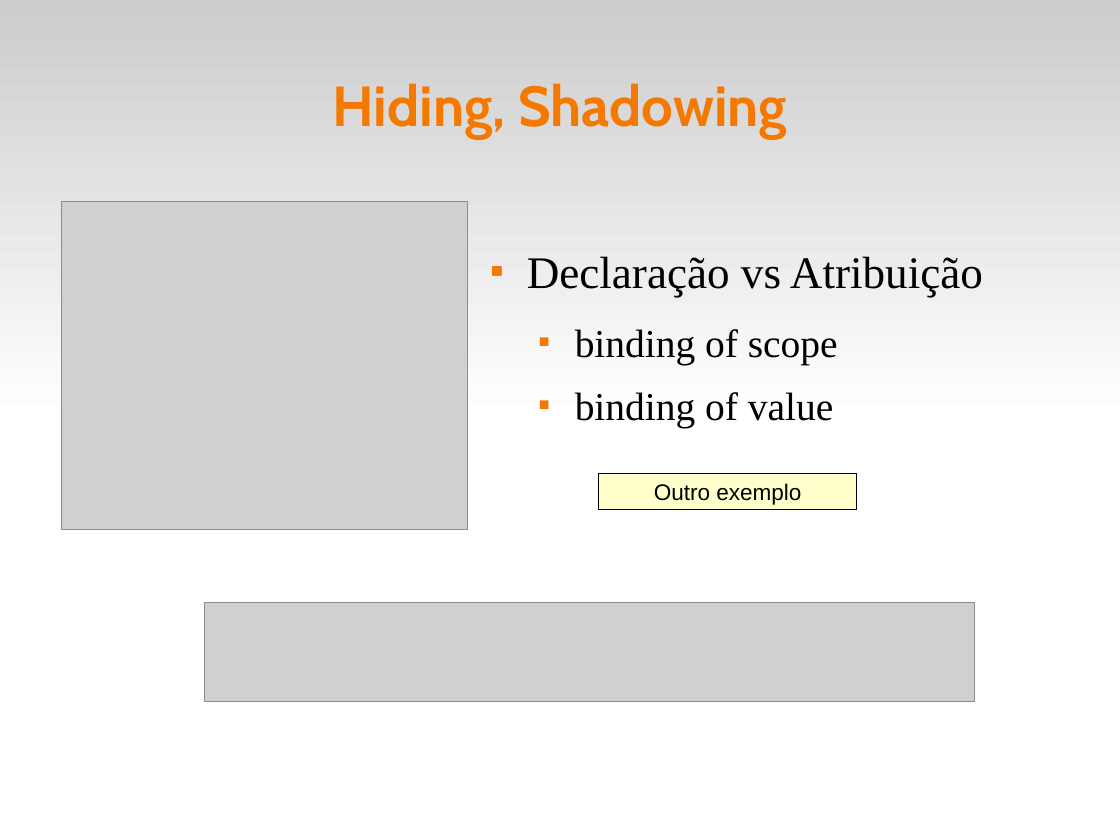
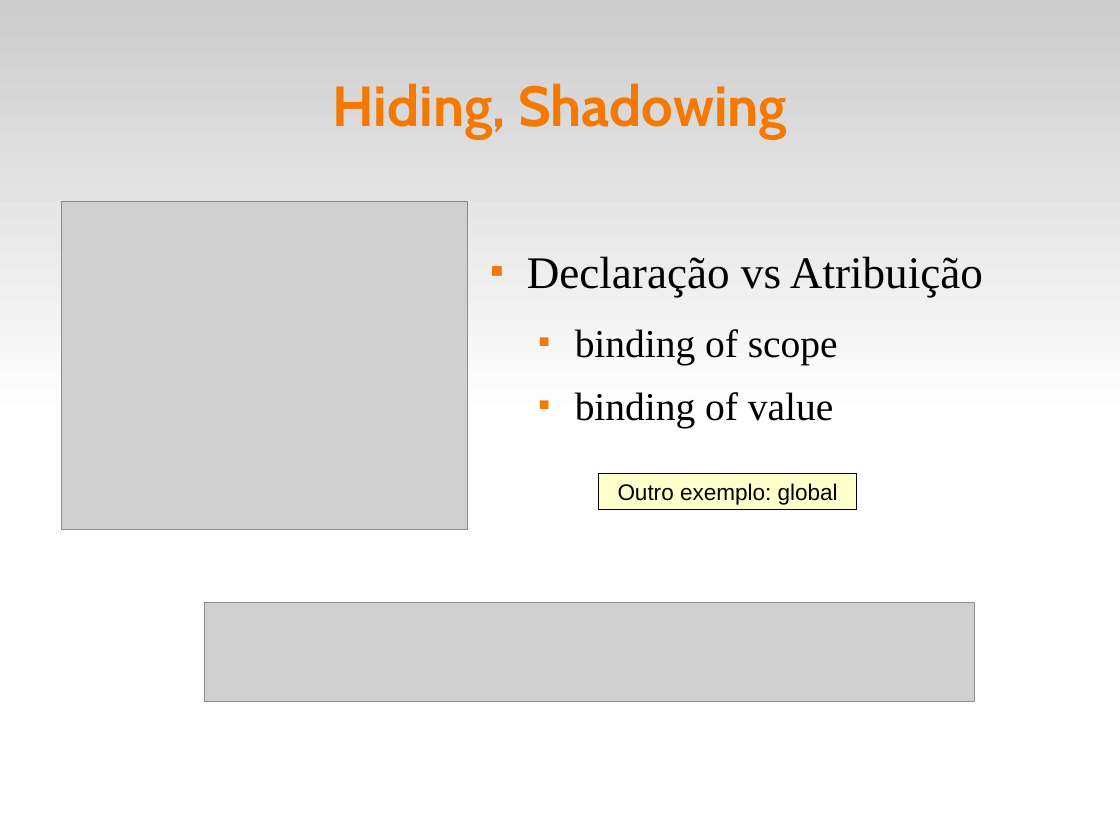
Before and after one commit to fsantanna-uerj/EDL, a slide deck: slide 13 of slides/edl-04-scope.odp. Drawn at 1120x840 pixels with LibreOffice and Linux fonts; fonts in the diff are those of the drawing; grey boxes stand for pictures. Boxes give left, top, right and bottom in pixels: in the first picture for what was removed or moved away, otherwise in the second. Text is boxed around its words. In the diff, an @@ line names an element or a change of style, - is before the commit and + after.

```diff
--- a/slides/edl-04-scope.odp
+++ b/slides/edl-04-scope.odp
@@ text in rectangle at [618,483,838,505]: text changed @@
-Outro exemplo
+Outro exemplo: global
```
Also in this commit, not shown: 3 other slides changed, 8 other files.
